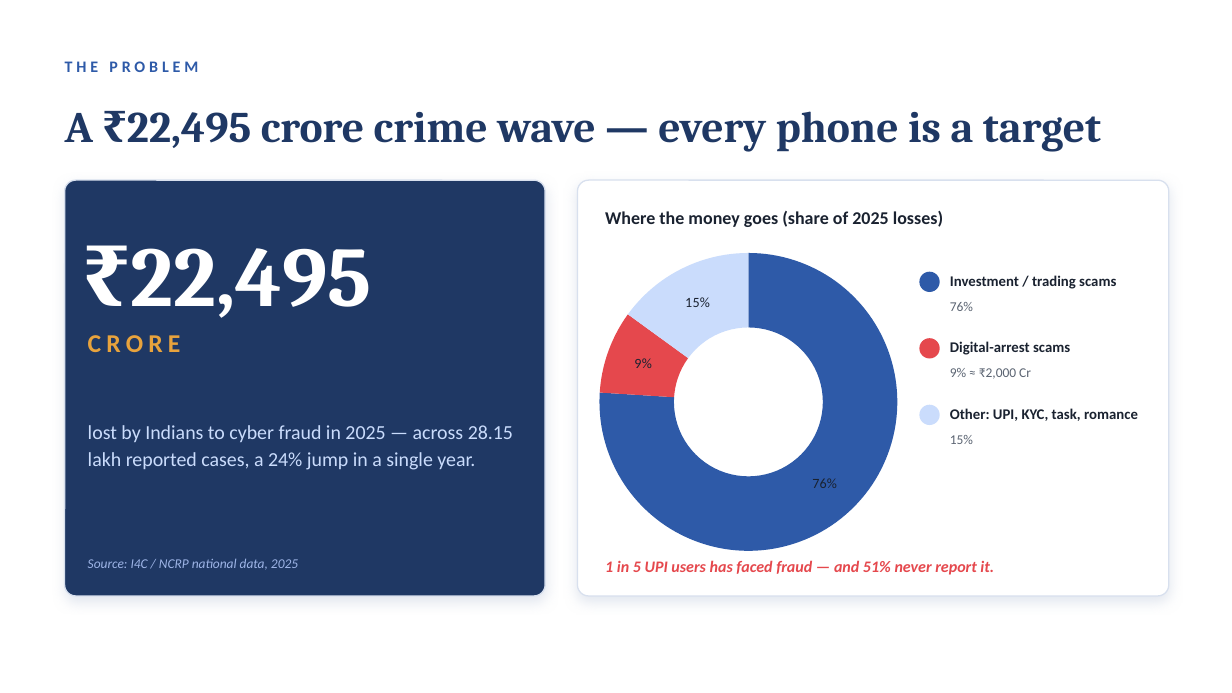
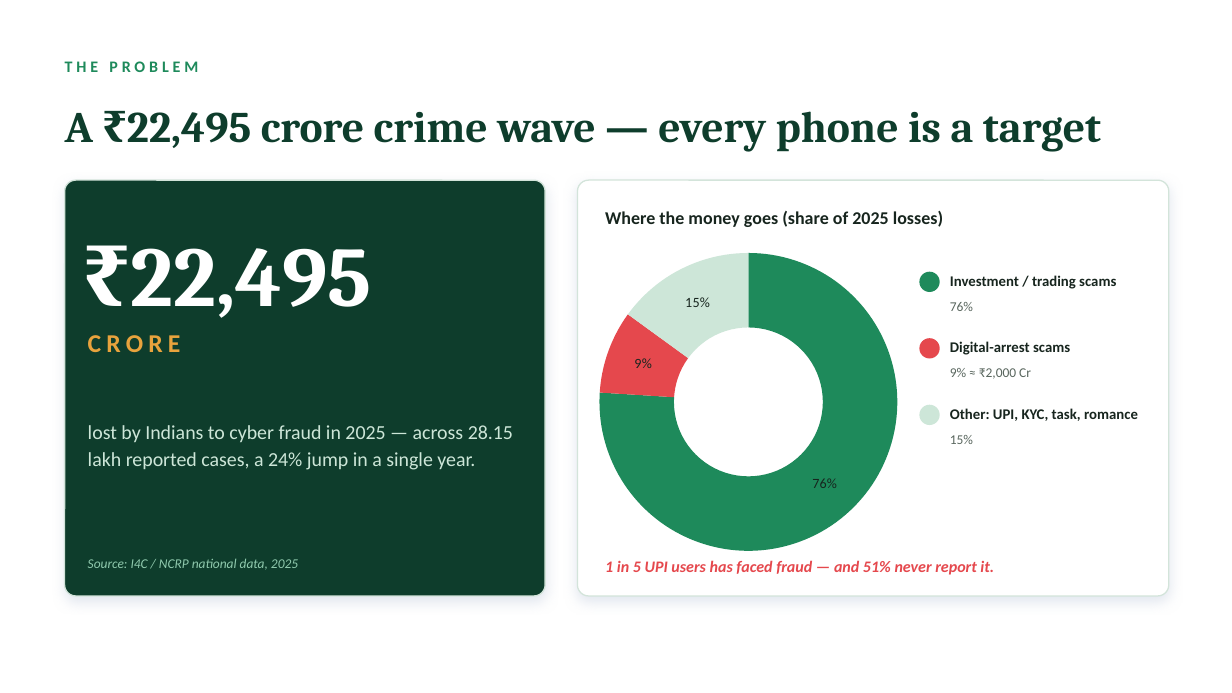
Before and after one commit to aditya501gupta/dhaal, a slide deck: slide 2 of deck/DHAAL_pitch.pptx. Drawn at 1232x693 pixels with LibreOffice and Linux fonts; fonts in the diff are those of the drawing. Boxes give left, top, right and bottom in pixels: in the first picture for what was removed or moved away, otherwise in the second. Text is boxed around its words. In the diff, an @@ line names an element or a change of style, - is before the commit and + after.

```diff
--- a/deck/DHAAL_pitch.pptx
+++ b/deck/DHAAL_pitch.pptx
@@ text "THE PROBLEM" at [65,61,198,72]: text colour #2E5AA8 to #1E8A5B @@
@@ text "A ₹22,495 crore crime wave ..." at [65,111,1101,152]: text colour #1F3864 to #0E3D2C @@
@@ rounded rectangle at [65,180,545,596]: fill #1F3864 to #0E3D2C; outline #D8E0EE 1 pt to #D3E4DA 1 pt @@
@@ rounded rectangle at [578,180,1169,596]: outline #D8E0EE 1 pt to #D3E4DA 1 pt @@
@@ doughnut chart at [587,236,910,568] @@
@@ colours of single points changed @@
@@ ellipse at [920,272,940,292]: fill #2E5AA8 to #1E8A5B @@
@@ text "lost by Indians to cyber ..." at [88,425,513,470]: text colour #CADCFC to #CDE6D8 @@
@@ ellipse at [920,405,940,425]: fill #CADCFC to #CDE6D8 @@
@@ text colour #1A2230 to #17251E in 4 elements at [605,211,943,227], [950,275,1116,289], [950,341,1070,355], [950,408,1138,421] @@
@@ text colour #5B6472 to #59665E in 3 elements at [950,302,973,311], [950,368,1031,379], [950,435,973,444] @@
@@ text "Source: I4C / NCRP national ..." at [88,558,298,570]: text colour #9DB4E6 to #8FC9AD @@
```
Also in this commit, not shown: 11 other slides changed, 1 slide added, 22 other files.
